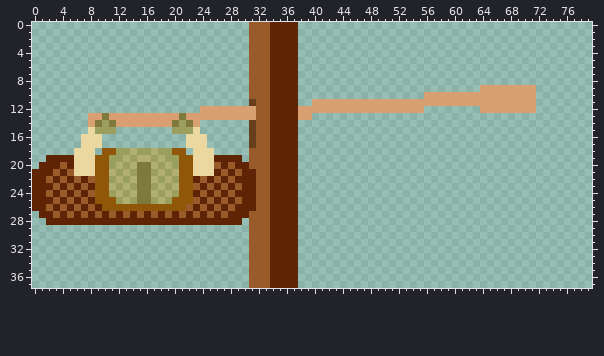
Sprite sheet: Art/Tasks/Rowing/Active/CrewRowingD.png. Above is the file before it was changed.
The file is 160x76 pixels, drawn in blocks of 2x2; one block is one cell here. Colours within 5 levels of each other are drawn and written as one.
After:
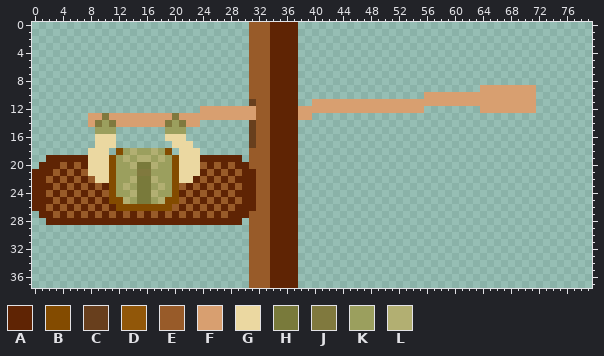
Palette (. is transparent): A #5f2404  B #834b00  C #683f1d  D #915709  E #985b29  F #d89f70  G #ebd8a1  H #797a3b  J #80793e  K #9b9f5e  L #b2af72
Author's note on the commit: Update rowing task to scale
The exact change:
Changed rows in their new state; - is an unchanged pixel.
first column x 6:
13 --------------JF----
14 -------------JKJF---
15 --.----------K--..--
16 -..-GG-------GGG...-
17 -..-GG--------GG-..-
18 ..-GG.B------B.GG-..
19 AA-GGB--------BGG-AA
20 EA-GGBK--HH--KBGG-EA
21 AE-GGB-K----K-BGG-AE
22 ---GGBK--HH--KBGG---
23 ---EAB---HH---BEA---
24 ---AEBK--HH--KBAE---
25 ---EABB--HH--BBEA---
26 ----EABBBBBBBBEA----
